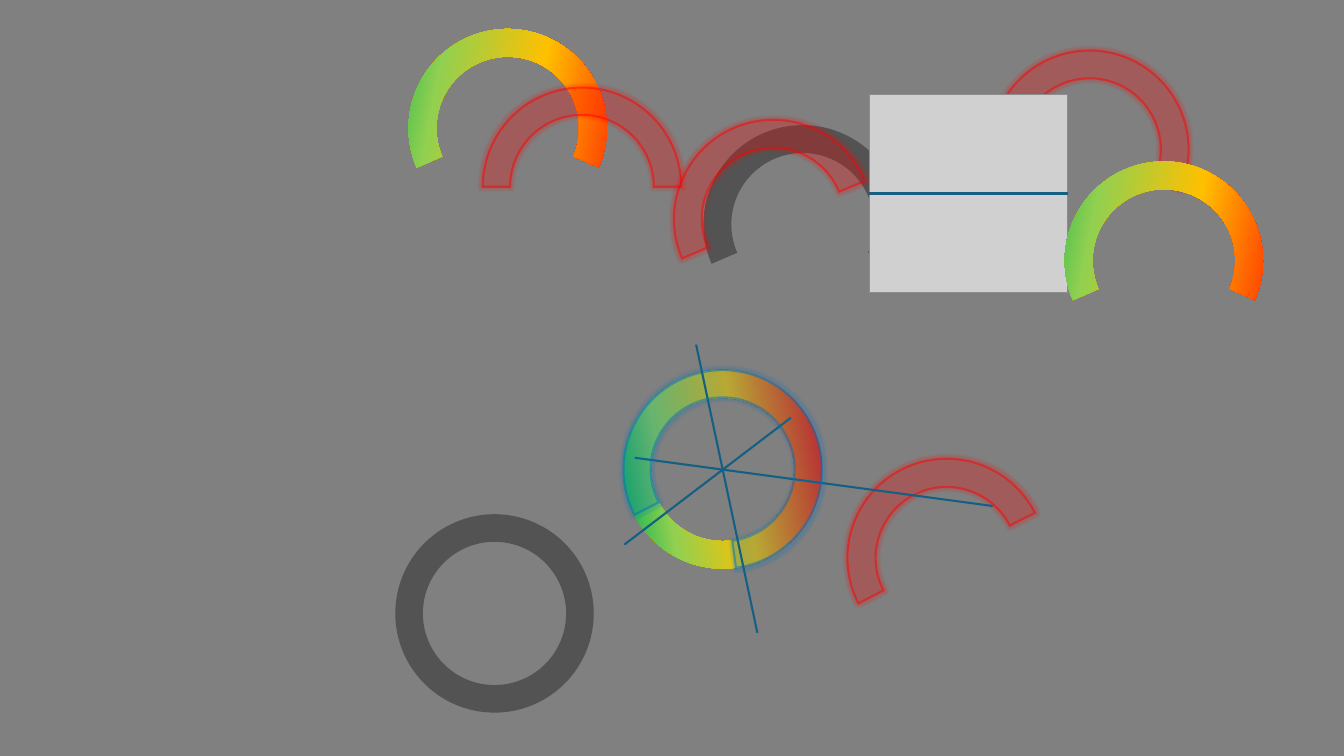
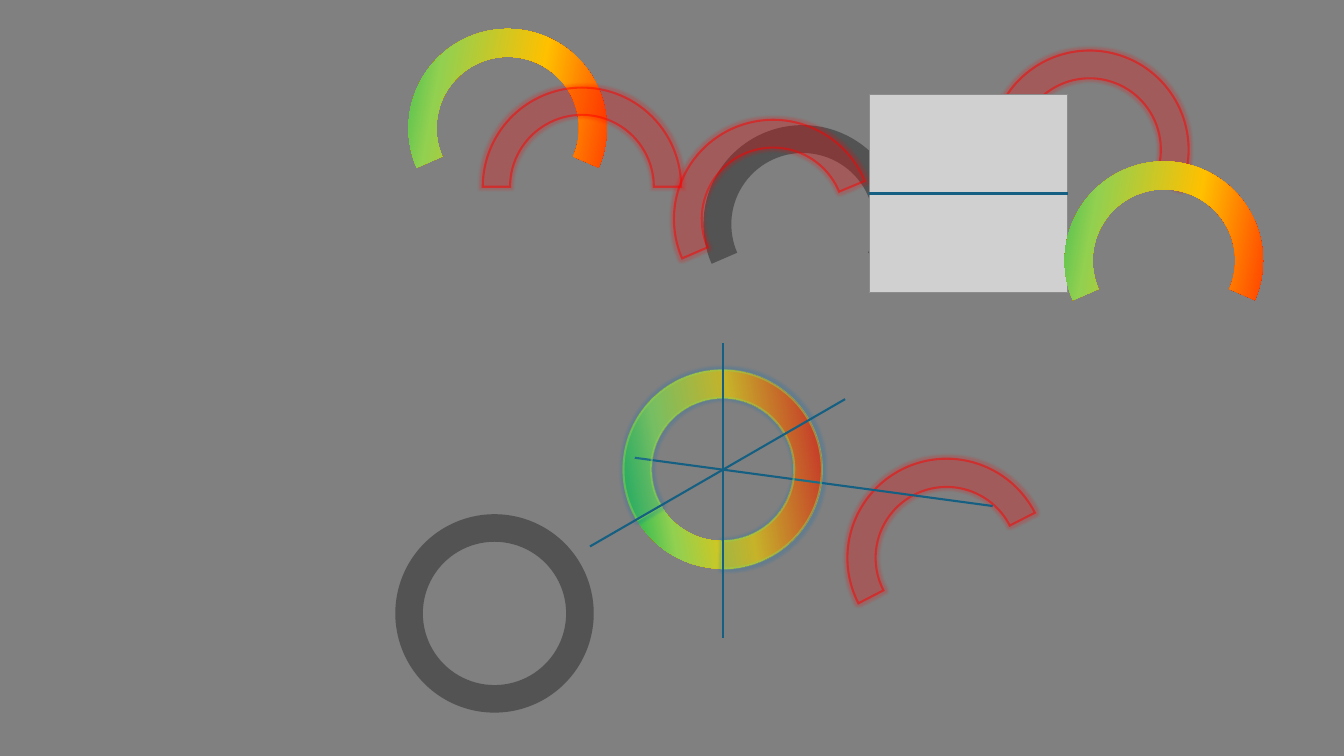
Before and after one commit to SWPP-2025SPRING/team-project-for-2025-spring-swpp-team-06, a slide deck: slide 1 of RawImages/imagePPT.pptx. Drawn at 1344x756 pixels with LibreOffice and Linux fonts; fonts in the diff are those of the drawing; grey boxes stand for pictures. Boxes give left, top, right and bottom in pixels: in the first picture for what was removed or moved away, otherwise in the second. Text is boxed around its words. In the diff, an @@ line names an element or a change of style, - is before the commit and + after.

```diff
--- a/RawImages/imagePPT.pptx
+++ b/RawImages/imagePPT.pptx
@@ arch (boxed as its full ring) at (594, 341, 851, 597): fill #0070C0 at 10% opacity to #92D050 at 10% opacity; outline #0070C0 1.5 pt to #92D050 1.5 pt; proportions changed @@
@@ line moved from (757, 633) - (697, 345) to (723, 638) - (723, 343) @@
@@ line moved from (791, 417) - (624, 544) to (845, 399) - (590, 546) @@
```
Also in this commit, not shown: 1 slide added, 1 slide removed, 12 other files.
